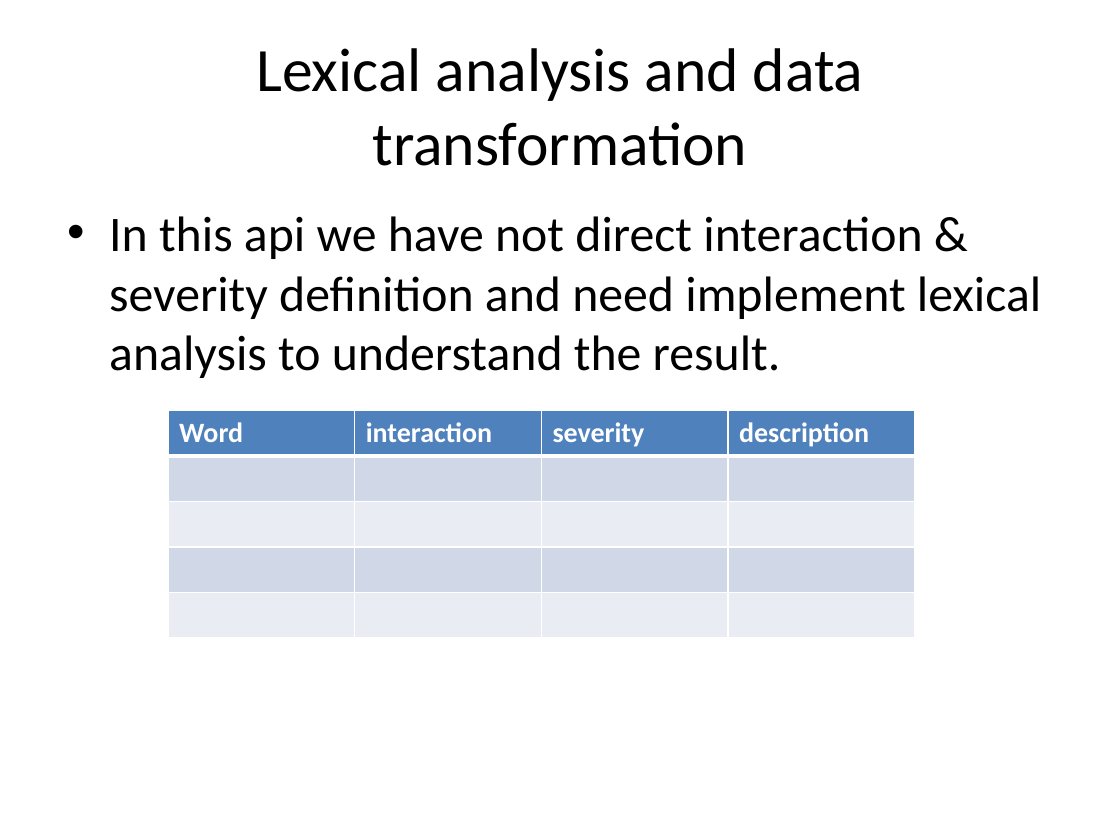
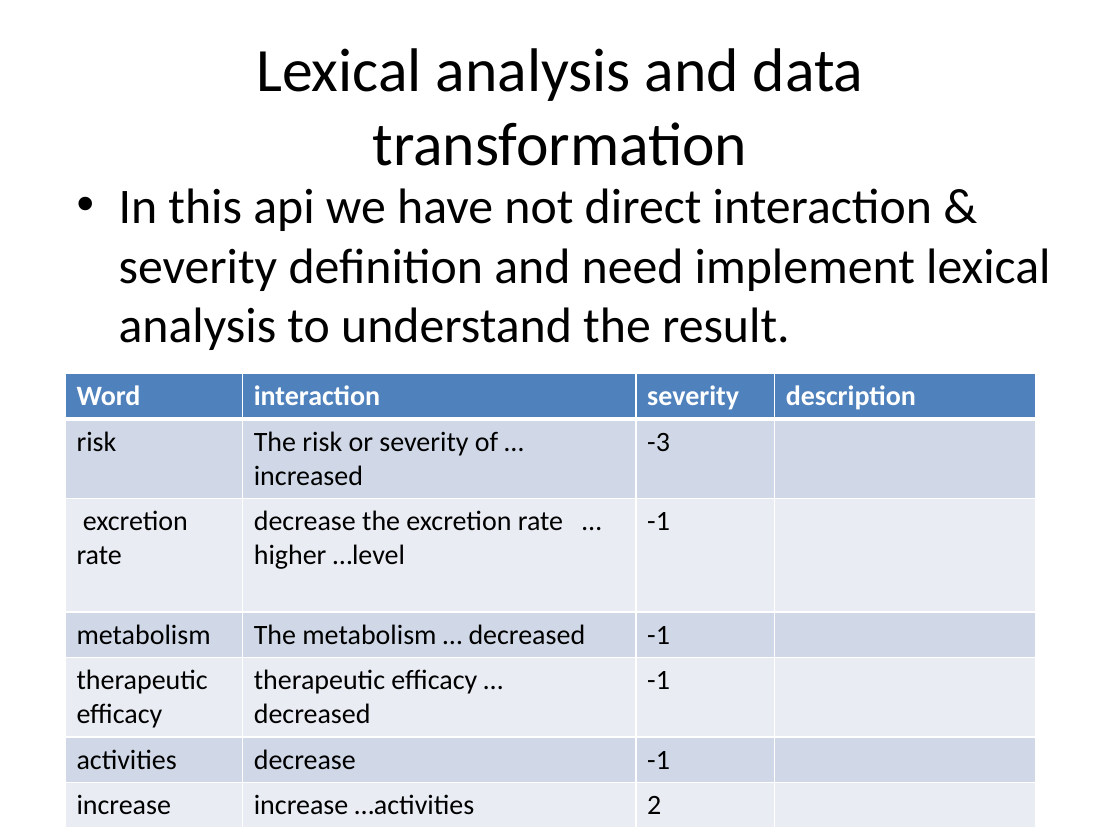
Before and after one commit to katkovOlga/nayaProject, a slide deck: slide 17 of FinalProject.pptx (slide 16 before the commit). Drawn at 1120x840 pixels with LibreOffice and Linux fonts; fonts in the diff are those of the drawing. Boxes give left, top, right and bottom in pixels: in the first picture for what was removed or moved away, otherwise in the second. Text is boxed around its words. In the diff, an @@ line names an element or a change of style, - is before the commit and + after.

```diff
--- a/FinalProject.pptx
+++ b/FinalProject.pptx
@@ text "In this api we have ...": place and size @@
-text "In this api we have ..." at <box>109,216,1041,378</box>
+text "In this api we have ..." at <box>119,188,1050,350</box>
@@ table at <box>65,373,1035,823</box> @@
-row 2:  |  |  | 
-row 3:  |  |  | 
-row 4:  |  |  | 
-row 5:  |  |  | 
+row 2: risk | The risk or severity of …increased | -3 | 
+row 3: excretion rate | decrease the excretion rate … higher …level | -1 | 
+row 4: metabolism | The metabolism … decreased | -1 | 
+row 5: therapeutic efficacy | therapeutic efficacy … decreased | -1 | 
+row 6: activities | decrease | -1 | 
+row 7: increase | increase …activities | 2 | 
@@ table: place and size @@
-table at <box>168,411,916,637</box>
+table at <box>65,373,1035,823</box>
```
Also in this commit, not shown: 1 other slide changed, 2 slides added.
